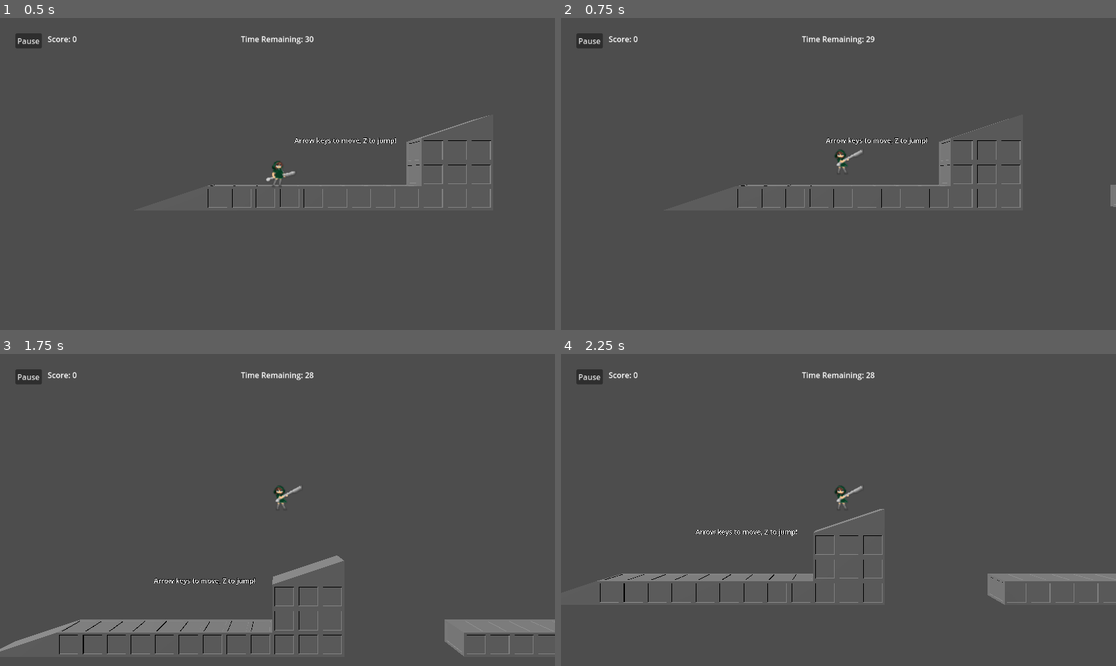
Above: before the commit, frames 1-4 (two rows, left to right).
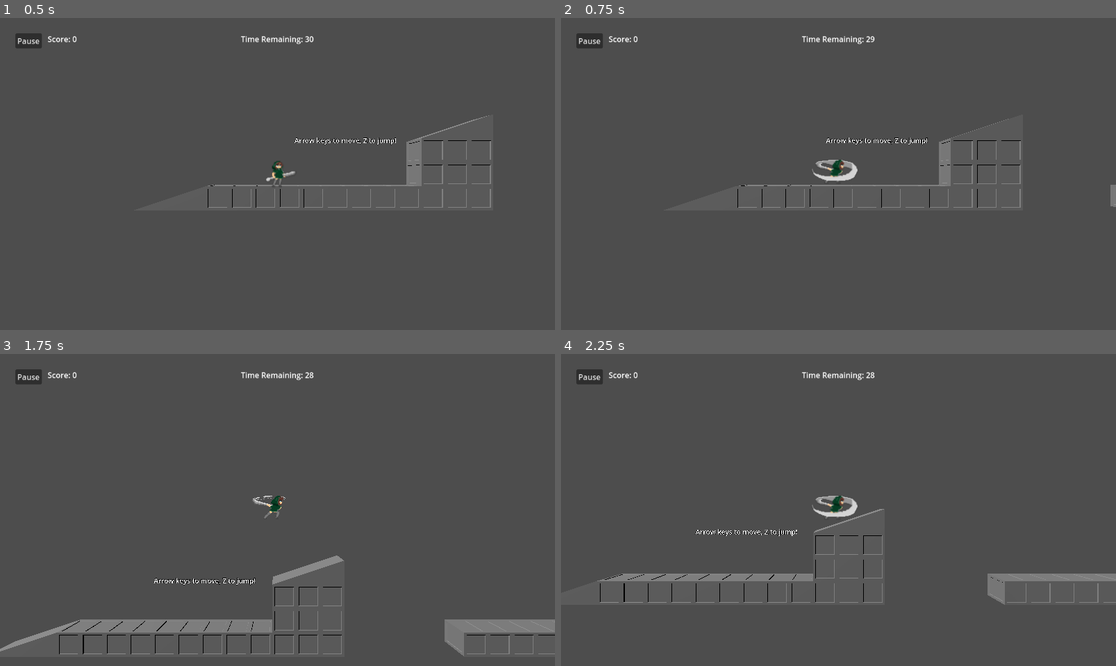
Above: after the commit, the same moments.

Repository: Biosaur/GIGGJMay2024
Game: Godot game, scene res://Game.tscn
Two runs of this game, one before a commit and one after it. Both use one fixed random seed, a clock stepped at 60 frames per second and the inputs below.
Inputs:
- Up to frame 1 (0.5 s): no input
- Up to frame 2 (0.75 s): tap Enter at 0.5 s; hold Right (right) from 0.53 s (still down); tap X (attack) at 0.6 s
- Up to frame 3 (1.75 s): tap Z (jump) at 0.77, 1.52 s; release Right (right) at 1.28 s; hold Down (down) from 1.28 s (still down); tap C (ability) at 1.35 s; tap X (attack) at 1.55 s
- Up to frame 4 (2.25 s): release Down (down) at 2.03 s; hold Right (right) from 2.03 s (still down); tap X (attack) at 2.1 s

Frame 1 is identical in both runs. In frame 2, 0.4% of the frame differs, in the area x 45-55%, y 42-53%; in frame 3, 0.2%; in frame 4, 0.4%.

Commit message:
Fix Attack animations

Diff:
--- a/Game Objects/Player/CharacterController3D.gd
+++ b/Game Objects/Player/CharacterController3D.gd
@@ -60,17 +60,7 @@
 	$Anim/JamAnimation.visible = currentPowerup == PowerupClass.JAM
 	$Anim/PeanutAnimation.visible = currentPowerup == PowerupClass.PEANUTBUTTER
 
-func setAnimationSpeedScale(val : float):
-	$Anim/BaseAnimation.speed_scale = val
-	$Anim/ButterAnimation.speed_scale = val
-	$Anim/JamAnimation.speed_scale = val
-	$Anim/PeanutAnimation.speed_scale = val
-
 func setAnimation(animation):
-	if animation == "Attack":
-		setAnimationSpeedScale(1 / attackAnimDuration)
-	else:
-		setAnimationSpeedScale(1)
 	if not isAttackAnimPlaying or animation == "Attack":
 		$Anim/BaseAnimation.play(animation)
 		$Anim/ButterAnimation.play(animation)
@@ -105,11 +95,9 @@
 	canAttack = true
 
 func startAttackAnimation():
-	$Anim.position.y = 1.385 / 2
 	setAnimation("Attack")
 	isAttackAnimPlaying = true
 	await get_tree().create_timer(attackAnimDuration).timeout
-	$Anim.position.y = 0
 	isAttackAnimPlaying = false
 
 func startAttackTimer():
--- a/Game Objects/Player/Player.tscn
+++ b/Game Objects/Player/Player.tscn
@@ -58,19 +58,19 @@
 [sub_resource type="SpriteFrames" id="SpriteFrames_ln0rg"]
 animations = [{
 "frames": [{
-"duration": 1.0,
+"duration": 0.38,
 "texture": ExtResource("3_75h5i")
 }, {
-"duration": 1.0,
+"duration": 0.38,
 "texture": ExtResource("4_i5esy")
 }, {
-"duration": 1.0,
+"duration": 0.38,
 "texture": ExtResource("5_1q36p")
 }, {
-"duration": 1.0,
+"duration": 0.38,
 "texture": ExtResource("6_7r5mc")
 }],
-"loop": true,
+"loop": false,
 "name": &"Attack",
 "speed": 5.0
 }, {
@@ -119,19 +119,19 @@
 [sub_resource type="SpriteFrames" id="SpriteFrames_u5pbx"]
 animations = [{
 "frames": [{
-"duration": 1.0,
+"duration": 0.38,
 "texture": ExtResource("14_h781d")
 }, {
-"duration": 1.0,
+"duration": 0.38,
 "texture": ExtResource("15_k51jx")
 }, {
-"duration": 1.0,
+"duration": 0.38,
 "texture": ExtResource("16_10pod")
 }, {
-"duration": 1.0,
+"duration": 0.38,
 "texture": ExtResource("17_8ykih")
 }],
-"loop": true,
+"loop": false,
 "name": &"Attack",
 "speed": 5.0
 }, {
@@ -180,19 +180,19 @@
 [sub_resource type="SpriteFrames" id="SpriteFrames_0vexd"]
 animations = [{
 "frames": [{
-"duration": 1.0,
+"duration": 0.38,
 "texture": ExtResource("25_j2m07")
 }, {
-"duration": 1.0,
+"duration": 0.38,
 "texture": ExtResource("26_h0tsh")
 }, {
-"duration": 1.0,
+"duration": 0.38,
 "texture": ExtResource("27_0lsnm")
 }, {
-"duration": 1.0,
+"duration": 0.38,
 "texture": ExtResource("28_xua5d")
 }],
-"loop": true,
+"loop": false,
 "name": &"Attack",
 "speed": 5.0
 }, {
@@ -241,19 +241,19 @@
 [sub_resource type="SpriteFrames" id="SpriteFrames_ytk6h"]
 animations = [{
 "frames": [{
-"duration": 1.0,
+"duration": 0.38,
 "texture": ExtResource("36_vx5b4")
 }, {
-"duration": 1.0,
+"duration": 0.38,
 "texture": ExtResource("37_e3fcy")
 }, {
-"duration": 1.0,
+"duration": 0.38,
 "texture": ExtResource("38_thv88")
 }, {
-"duration": 1.0,
+"duration": 0.38,
 "texture": ExtResource("39_v5c3d")
 }],
-"loop": true,
+"loop": false,
 "name": &"Attack",
 "speed": 5.0
 }, {
@@ -347,23 +347,22 @@
 
 [node name="BaseAnimation" type="AnimatedSprite3D" parent="Anim" groups=["Player"]]
 sprite_frames = SubResource("SpriteFrames_ln0rg")
-animation = &"Attack"
-frame_progress = 0.824725
+animation = &"Idle"
 
 [node name="ButterAnimation" type="AnimatedSprite3D" parent="Anim" groups=["Player"]]
 visible = false
 sprite_frames = SubResource("SpriteFrames_u5pbx")
-animation = &"Attack"
+animation = &"Idle"
 
 [node name="JamAnimation" type="AnimatedSprite3D" parent="Anim" groups=["Player"]]
 visible = false
 sprite_frames = SubResource("SpriteFrames_0vexd")
-animation = &"Run"
+animation = &"Idle"
 
 [node name="PeanutAnimation" type="AnimatedSprite3D" parent="Anim" groups=["Player"]]
 visible = false
 sprite_frames = SubResource("SpriteFrames_ytk6h")
-animation = &"Run"
+animation = &"Idle"
 
 [node name="CollisionShape3D" type="CollisionShape3D" parent="." groups=["Player"]]
 transform = Transform3D(1, 0, 0, 0, 1, 0, 0, 0, 1, 0, -0.1, 0)
Binary file changed: Assets/Player Sprites/Attack/Base Attack Frame 1.png
Binary file changed: Assets/Player Sprites/Attack/Base Attack Frame 2.png
Binary file changed: Assets/Player Sprites/Attack/Base Attack Frame 3.png
Binary file changed: Assets/Player Sprites/Attack/Base Attack Frame 4.png
Binary file changed: Assets/Player Sprites/Attack/Butter Attack Frame 1.png
Binary file changed: Assets/Player Sprites/Attack/Butter Attack Frame 2.png
Binary file changed: Assets/Player Sprites/Attack/Butter Attack Frame 3.png
Binary file changed: Assets/Player Sprites/Attack/Butter Attack Frame 4.png
Binary file changed: Assets/Player Sprites/Attack/Jam Attack Frame 1.png
Binary file changed: Assets/Player Sprites/Attack/Jam Attack Frame 2.png
Binary file changed: Assets/Player Sprites/Attack/Jam Attack Frame 3.png
Binary file changed: Assets/Player Sprites/Attack/Jam Attack Frame 4.png
(and 4 more such lines)
